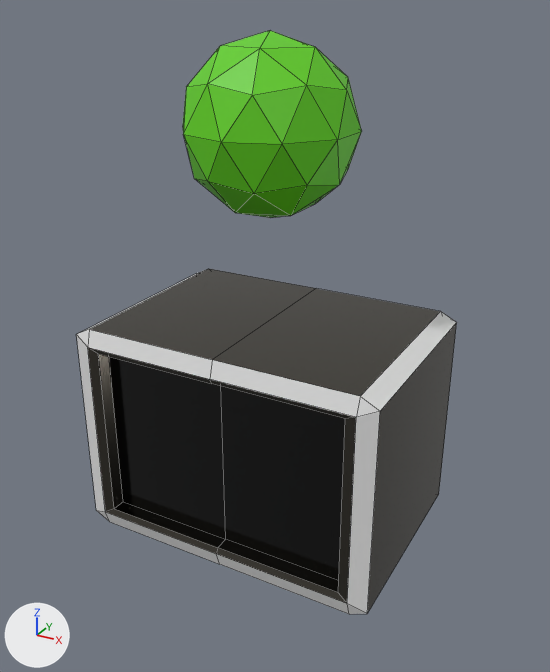
One commit to the FBX model Move and Die/Assets/The Game Folder/Models/Checkpoint.fbx: the scene before it, then after it.
Before and after are seen from a camera (50 mm lens) standing at (3.02, -5.41, 3.56) and looking at (0.09, -0.09, 0.9). Every picture has the same lights, and +X, +Y and +Z are marked at lower left. Mesh edges are drawn as thin lines. Where no turn or scale is listed for an object, it has been applied to the vertices.

In view in the first picture: 'Checkpoint_Ball', 'Checkpoint_Platform'.
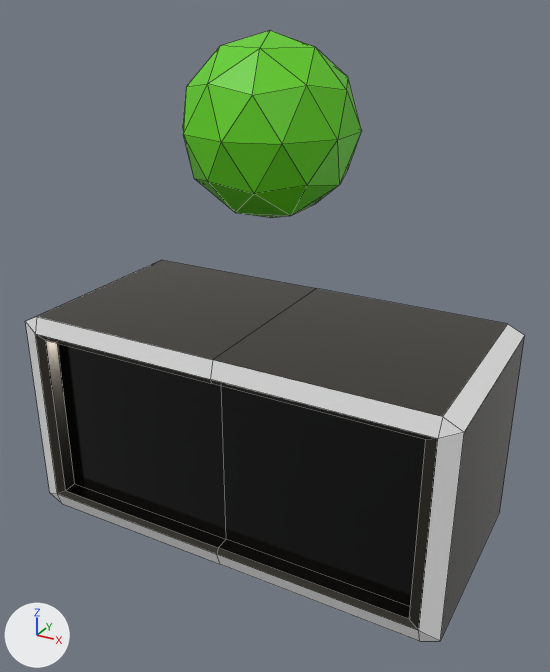
The change, as JSON lines over the scene's bpy script:
```json
{"block": "me_cube_013", "where": "me_cube_013.from_pydata(...)  # 44 vertices, 46 faces; spans x -1.4..1.4, y -0.98..0.99, z -1.0..1.0"}
{"block": "me_cube_013", "where": "# used by ob_checkpoint_platform; location = (0.0, 0.0, 0.0)"}
{"block": "me_cube_013", "change": "me_cube_013 part 1: all 16 vertices in x -1.4..-1.15, y -0.98..0.99, z -1.0..1.0 are moved by (-0.6, 0.0, 0.0)"}
{"block": "me_cube_013", "change": "me_cube_013 part 2: all 16 vertices in x 1.15..1.4, y -0.98..0.99, z -1.0..1.0 are moved by (0.6, 0.0, 0.0)"}
```

Boxes (x1, y1, x2, y2) around the edits, measured in the pictures (550 x 672 px; the box of a moved part takes in the faces that stretch with it):
```json
{"object": "Checkpoint_Platform", "change": "reshaped", "before": [76, 269, 457, 614], "after": [25, 260, 525, 641], "on screen": "31% wider, 10% taller"}
{"part": 1, "of": "me_cube_013", "change": "moved or reshaped", "before": [76, 269, 316, 564], "after": [25, 260, 317, 564]}
{"part": 2, "of": "me_cube_013", "change": "moved or reshaped", "before": [210, 311, 457, 614], "after": [210, 311, 525, 641]}
```
